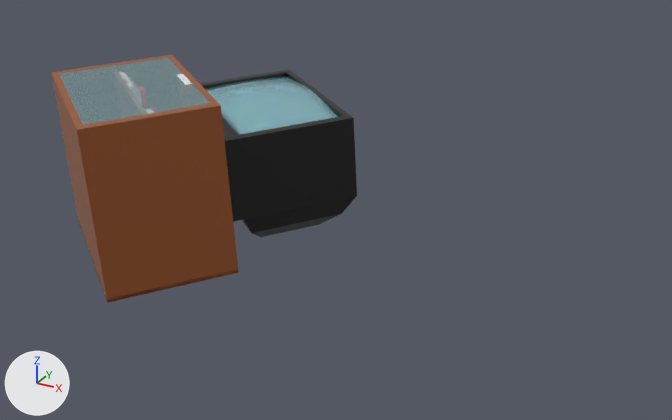
A saved change to the glTF model assets/asset.glb.
Camera for both pictures: a 50 mm camera at (6.58, -8.32, 4.06) aimed at (1.43, 1.05, -0.63). Every picture has the same lights, and +X, +Y and +Z are marked at lower left. Where no turn or scale is listed for an object, it has been applied to the vertices.
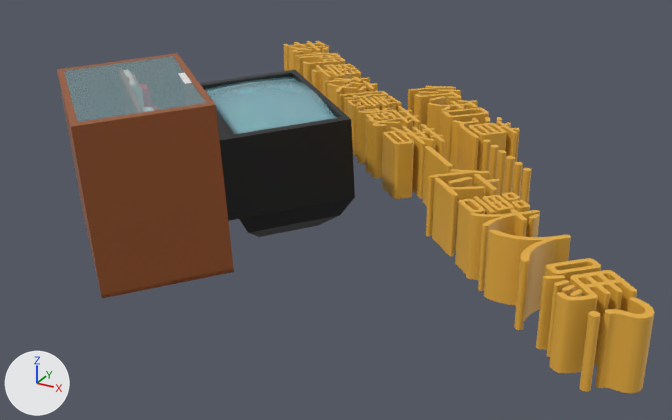
The edits, one by one:
Material 'Material.002' (mat_material_002) is new.
Its base color is (0.8, 0.425, 0.0492) (orange #e7ae3f).
Mesh me_123 is new.
It has 23592 vertices, 47016 faces and spans x -4.16..3.11, y -3.96..2.99, z -0.35..0.35.
It uses material mat_material_002 (orange #e7ae3f).
Object 'Cube' (ob_cube) moves from (-0.03, 0.01, 0.12) to (-0.06, 0.05, 0.12).
Object 'Cube' (ob_cube) turns from (0, -87, -130) to (0, -87, -133) degrees about x, y and z.
Object 'Text' (ob_text) is new; it shows me_123.
Its location is (2.58, 2.2, 0.0).

Boxes (x1, y1, x2, y2) around the edits, measured in the pictures (672 x 420 px):
'Cube', moved, turned
    before: (51, 55, 357, 303)
    after: (57, 53, 355, 298)
'Text', added (orange)
    after: (284, 41, 655, 393)
